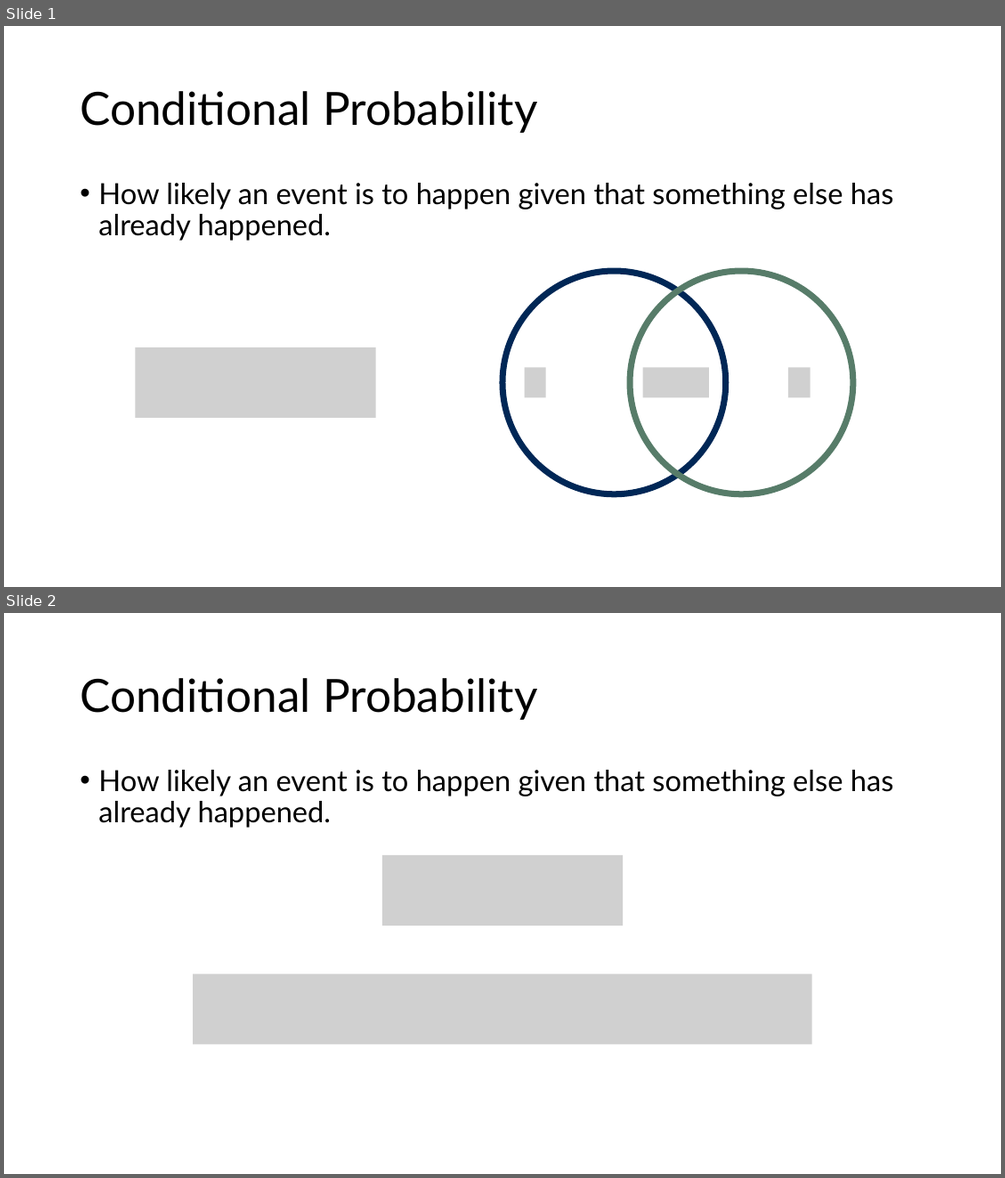
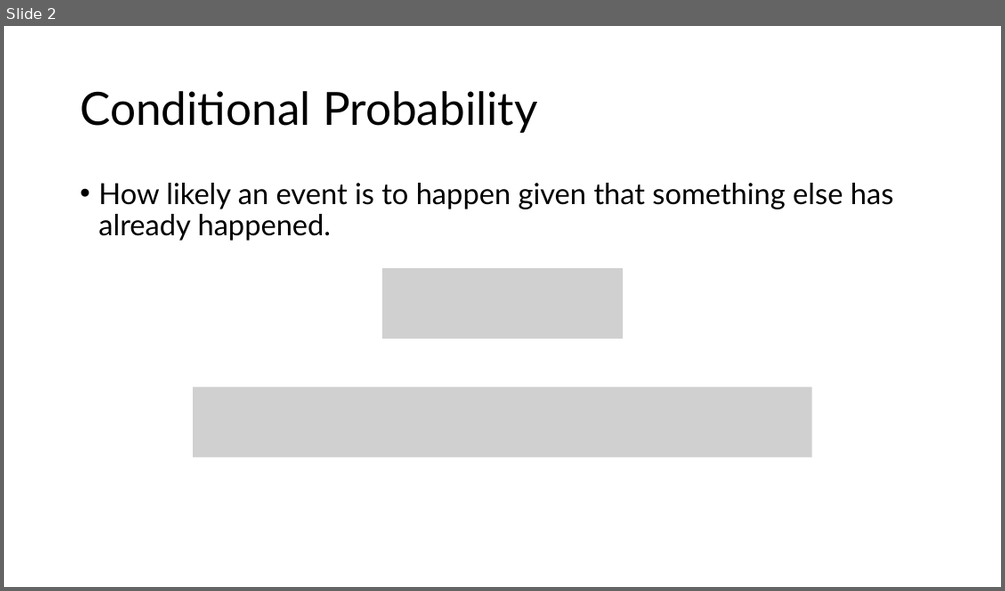
Before and after one commit to brad-cannell/r4epi, a slide deck: img/10_part_intro_epi/04_measures_of_association/measures_of_assocaition.pptx. Shown one above the other, each under a label of ours: slides 1 and 2 before the commit, slide 2 after it. The pictures are 1005x1178 and 1005x591 pixels, drawn with LibreOffice and Linux fonts; fonts in the diff are those of the drawing; grey boxes stand for pictures. Boxes give left, top, right and bottom in pixels: in the first picture for what was removed or moved away, otherwise in the second. Text is boxed around its words. In the diff, an @@ line names an element or a change of style, - is before the commit and + after.

```diff
--- a/img/10_part_intro_epi/04_measures_of_association/measures_of_assocaition.pptx
+++ b/img/10_part_intro_epi/04_measures_of_association/measures_of_assocaition.pptx
@@ slide 1 removed at bbox=[4, 26, 1001, 587], background #FFFFFF @@
@@ title removed at bbox=[80, 91, 538, 133] @@
-Conditional Probability
@@ text removed at bbox=[98, 183, 894, 240] @@
-• How likely an event is to happen given that something else has already happened.
@@ ellipse removed at bbox=[502, 271, 727, 494] @@
@@ ellipse removed at bbox=[630, 271, 853, 494] @@
@@ picture removed at bbox=[135, 347, 376, 418] @@
@@ picture removed at bbox=[525, 368, 546, 398] @@
@@ picture removed at bbox=[643, 368, 708, 398] @@
@@ picture removed at bbox=[788, 368, 810, 398] @@
```
Also in this commit, not shown: 1 slide added, 1 other slide removed, 6 other files.
